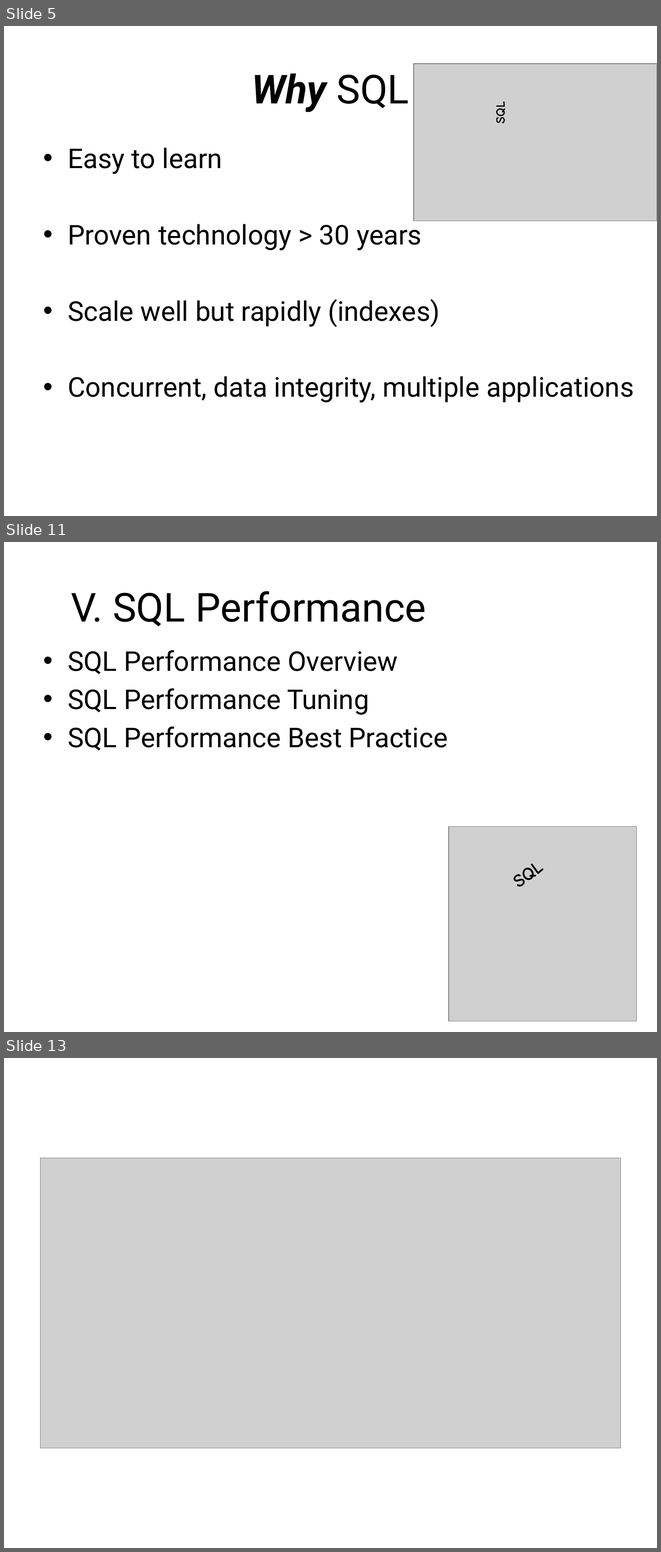
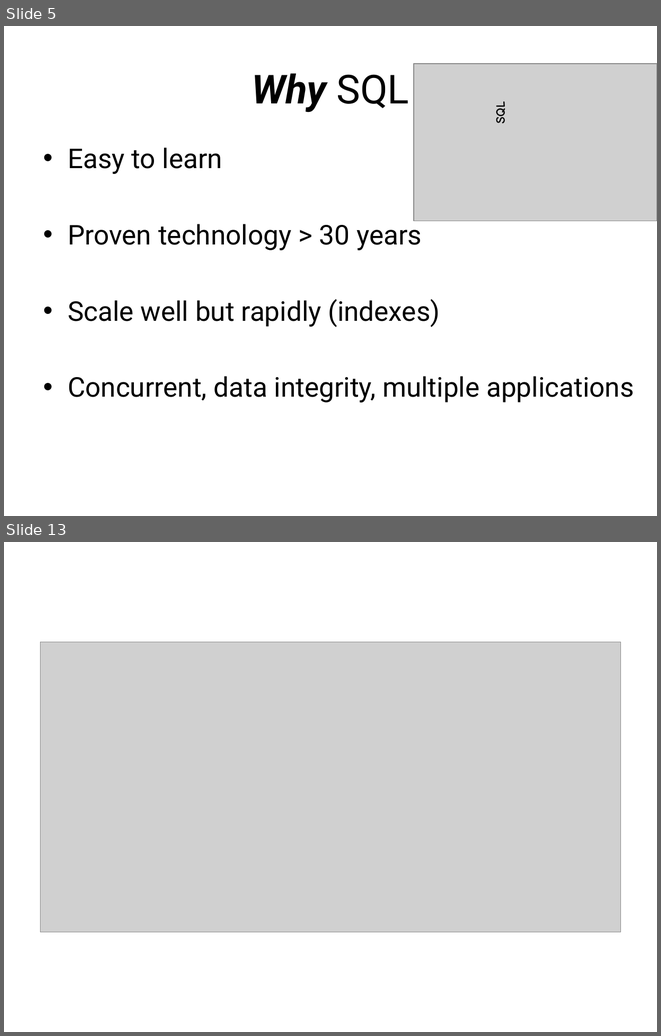
Before and after one commit to sonvq/sqltraining, a slide deck: QS_Training_SQL_Overview.pptx. Shown one above the other, each under a label of ours: slides 5, 11 and 13 before the commit, slides 5 and 13 after it; the slides between them are not shown. The pictures are 661x1552 and 661x1036 pixels, drawn with LibreOffice and Linux fonts; fonts in the diff are those of the drawing; grey boxes stand for pictures; background and template pictures are left out. Boxes give left, top, right and bottom in pixels: in the first picture for what was removed or moved away, otherwise in the second. Text is boxed around its words. In the diff, an @@ line names an element or a change of style, - is before the commit and + after.

```diff
--- a/QS_Training_SQL_Overview.pptx
+++ b/QS_Training_SQL_Overview.pptx
@@ slide 11 removed at bbox=[4, 542, 657, 1032], background picture (left out) @@
@@ title removed at bbox=[71, 591, 426, 626] @@
-V. SQL Performance
@@ text removed at bbox=[68, 650, 448, 750] @@
-• SQL Performance Overview
-• SQL Performance Tuning
-• SQL Performance Best Practice
@@ text removed at bbox=[501, 811, 605, 898] @@
-SQL
@@ picture removed at bbox=[449, 826, 637, 1021] @@
```
Also in this commit, not shown: 5 slides changed, 2 slides added, 1 other slide removed, 1 other file.
